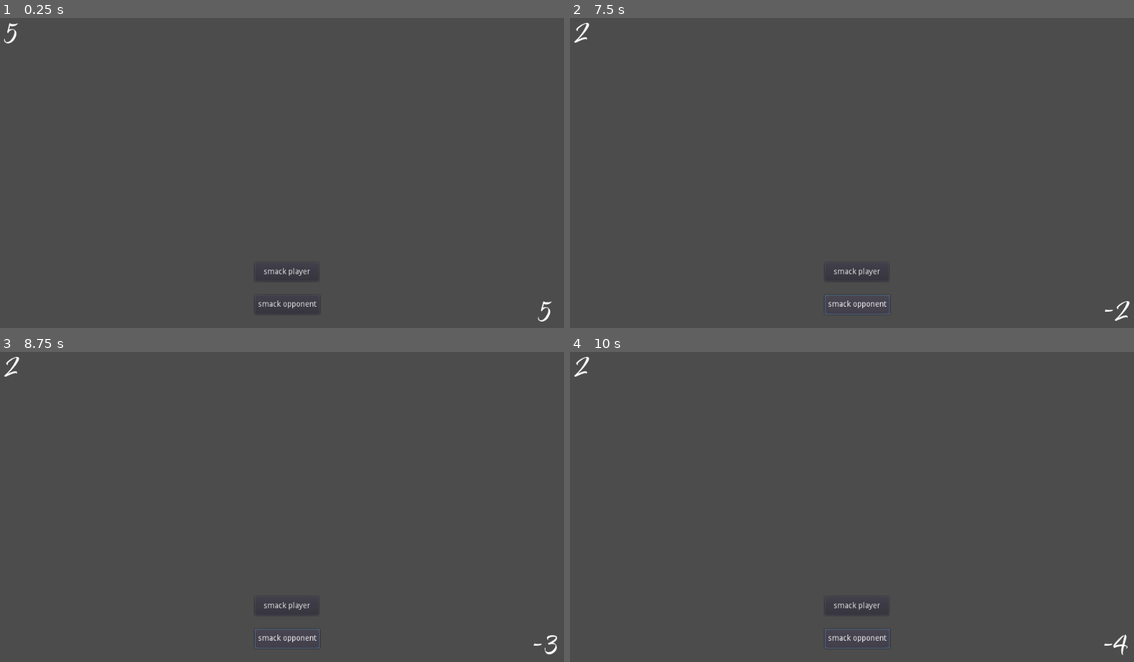
Above: before the commit, frames 1-4 (two rows, left to right).
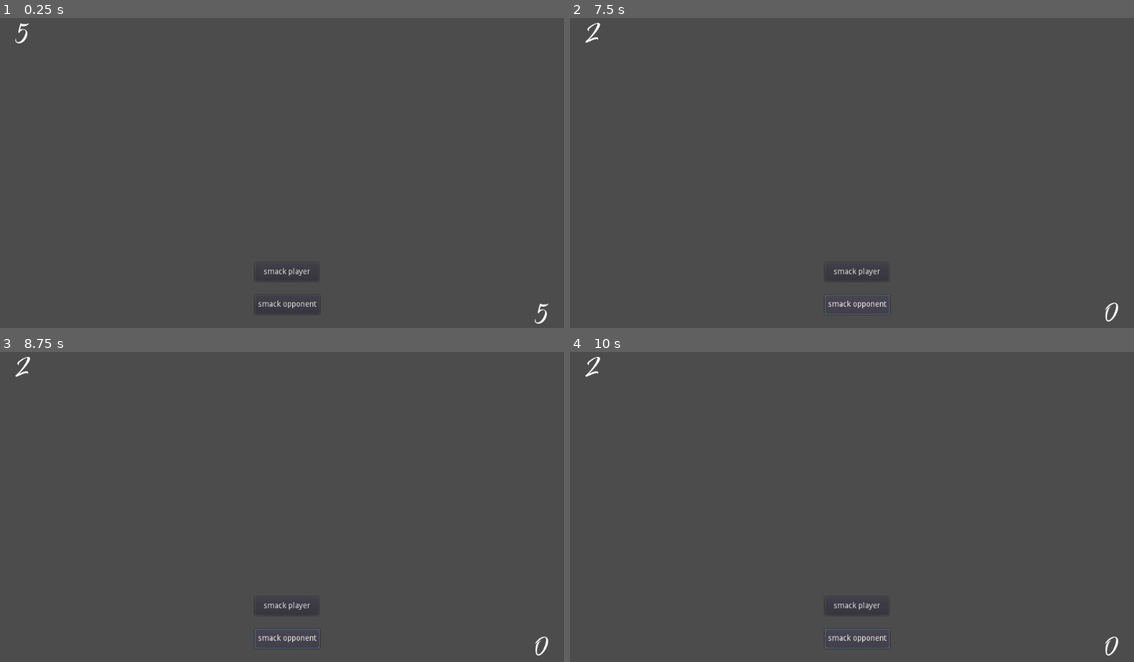
Above: after the commit, the same moments.

Repository: AbeVos/ggj-2022
Game: Godot game, scene res://DeniseMain.tscn
Same seed, same stepped clock (60 frames per second), same inputs: the game is played once before the commit and once after it. This scene is started directly instead of the project's main scene.
Inputs:
- Up to frame 1 (0.25 s): no input
- Up to frame 2 (7.5 s): click "smack player" at 0.5 s; click "smack opponent" at 1.25 s; click "smack player" at 2 s; click "smack opponent" at 2.75 s; click "smack player" at 3.5 s; click "smack opponent" at 4.25 s; tap Enter at 5, 6.5 s; tap Space at 5.75, 7.25 s
- Up to frame 3 (8.75 s): tap Enter at 8 s
- Up to frame 4 (10 s): tap Space at 8.75 s

The runs differ from the first frame. In frame 1, 0.2% of the frame differs, in the area x 0-98%, y 1-99%; in frame 2, 0.2%; in frame 3, 0.2%, in the area x 0-99%, y 1-98%; in frame 4, 0.2%.

Commit message:
verwerk PR feedback

Diff:
--- a/DeniseMain.gd
+++ b/DeniseMain.gd
@@ -1,4 +1,7 @@
 extends Node
+
+signal win
+signal defeat
 
 var current_player_health
 var current_opponent_health
@@ -14,17 +17,23 @@
     $HUD.update_player_health(current_player_health)
 
 func damagePlayer(damage):
-    current_player_health -= damage
-    $HUD.update_player_health(current_player_health)
+    if (current_player_health  > 0):
+        current_player_health -= damage
+        $HUD.update_player_health(current_player_health)
+    if (current_player_health <= 0):
+        emit_signal("win")
 
 func damageOpponent(damage):
-    current_opponent_health -= damage
-    $HUD.update_opponent_health(current_opponent_health)
+    if (current_opponent_health  > 0):
+        current_opponent_health -= damage
+        $HUD.update_opponent_health(current_opponent_health)
+    if (current_opponent_health <= 0):
+        emit_signal("defeat")
 
 
 func _on_DamagePlayer_button_down():
-    damagePlayer(1);
+    damagePlayer(1)
 
 
 func _on_DamageOpponent_button_down():
-    damageOpponent(1);
+    damageOpponent(1)
--- a/HUD.gd
+++ b/HUD.gd
@@ -1,4 +1,4 @@
-extends CanvasLayer
+extends Control
 
 func update_player_health(health):
     $PlayerHp.text = str(health)
--- a/HUD.tscn
+++ b/HUD.tscn
@@ -11,18 +11,14 @@
 size = 64
 font_data = ExtResource( 1 )
 
-[node name="HUD" type="CanvasLayer"]
+[node name="HUD" type="Control"]
+anchor_right = 1.0
+anchor_bottom = 1.0
 script = ExtResource( 2 )
 
 [node name="PlayerHp" type="Label" parent="."]
-anchor_left = 1.0
-anchor_top = 1.0
-anchor_right = 1.0
-anchor_bottom = 1.0
-margin_left = -1025.0
-margin_top = -600.0
-margin_right = -985.0
-margin_bottom = -509.0
+margin_right = 78.0
+margin_bottom = 91.0
 custom_fonts/font = SubResource( 1 )
 text = "0"
 align = 1
@@ -37,10 +33,10 @@
 anchor_top = 1.0
 anchor_right = 1.0
 anchor_bottom = 1.0
-margin_left = -70.0
-margin_top = -95.0
-margin_right = -3.93604
-margin_bottom = -4.0
+margin_left = -85.0
+margin_top = -91.0
+grow_horizontal = 2
+grow_vertical = 2
 custom_fonts/font = SubResource( 2 )
 text = "0"
 align = 1
